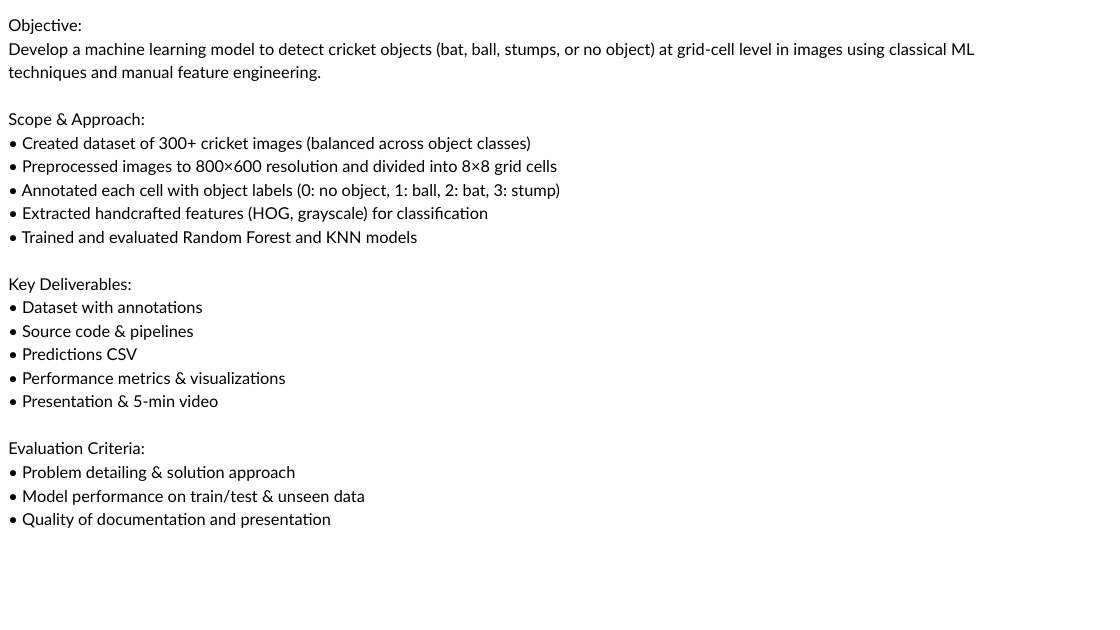
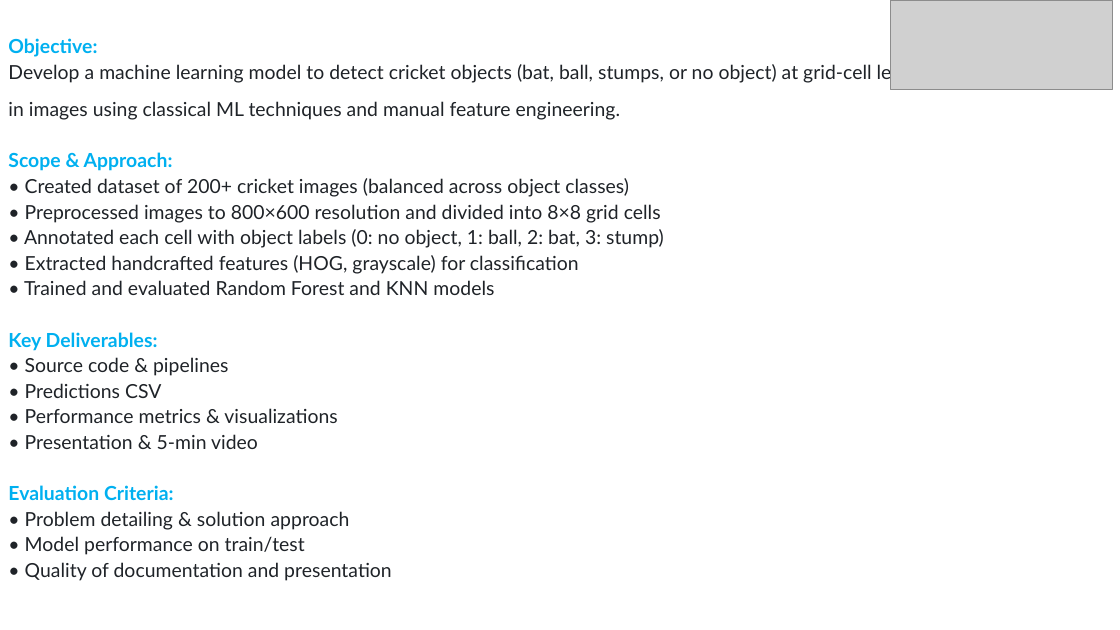
Before and after one commit to mepravintp/PG-IITB, a slide deck: slide 2 of cricket_object_detection/Group27-PMLProject.pptx. Drawn at 1120x630 pixels with LibreOffice and Linux fonts; fonts in the diff are those of the drawing; grey boxes stand for pictures. Boxes give left, top, right and bottom in pixels: in the first picture for what was removed or moved away, otherwise in the second. Text is boxed around its words. In the diff, an @@ line names an element or a change of style, - is before the commit and + after.

Commit message:
PPT a

```diff
--- a/cricket_object_detection/Group27-PMLProject.pptx
+++ b/cricket_object_detection/Group27-PMLProject.pptx
@@ picture added at box(891, 0, 1113, 90) @@
@@ text at box(8, 38, 916, 581): text changed; size 14 to 16.6 pt; text colour #000000 to #1F2328 @@
-Objective:
-Develop a machine learning model to detect cricket objects (bat, ball, stumps, or no object) at grid-cell level in images using classical ML techniques and manual feature engineering.
-Scope & Approach:
-• Created dataset of 300+ cricket images (balanced across object classes)
-• Preprocessed images to 800×600 resolution and divided into 8×8 grid cells
-• Annotated each cell with object labels (0: no object, 1: ball, 2: bat, 3: stump)
-• Extracted handcrafted features (HOG, grayscale) for classification
-• Trained and evaluated Random Forest and KNN models
-Key Deliverables:
-• Dataset with annotations
-• Source code & pipelines
-• Predictions CSV
-• Performance metrics & visualizations
-• Presentation & 5-min video
-Evaluation Criteria:
-• Problem detailing & solution approach
-• Model performance on train/test & unseen data
-• Quality of documentation and presentation
+Objective:
+Develop a machine learning model to detect cricket objects (bat, ball, stumps, or no object) at grid-cell level
+in images using classical ML techniques and manual feature engineering.
+Scope & Approach:
+• Created dataset of 200+ cricket images (balanced across object classes)
+• Preprocessed images to 800×600 resolution and divided into 8×8 grid cells
+• Annotated each cell with object labels (0: no object, 1: ball, 2: bat, 3: stump)
+• Extracted handcrafted features (HOG, grayscale) for classification
+• Trained and evaluated Random Forest and KNN models
+Key Deliverables:
+• Source code & pipelines
+• Predictions CSV
+• Performance metrics & visualizations
+• Presentation & 5-min video
+Evaluation Criteria:
+• Problem detailing & solution approach
+• Model performance on train/test
+• Quality of documentation and presentation
```
Also in this commit, not shown: 10 other slides changed, 2 slides removed, 1 other file.
